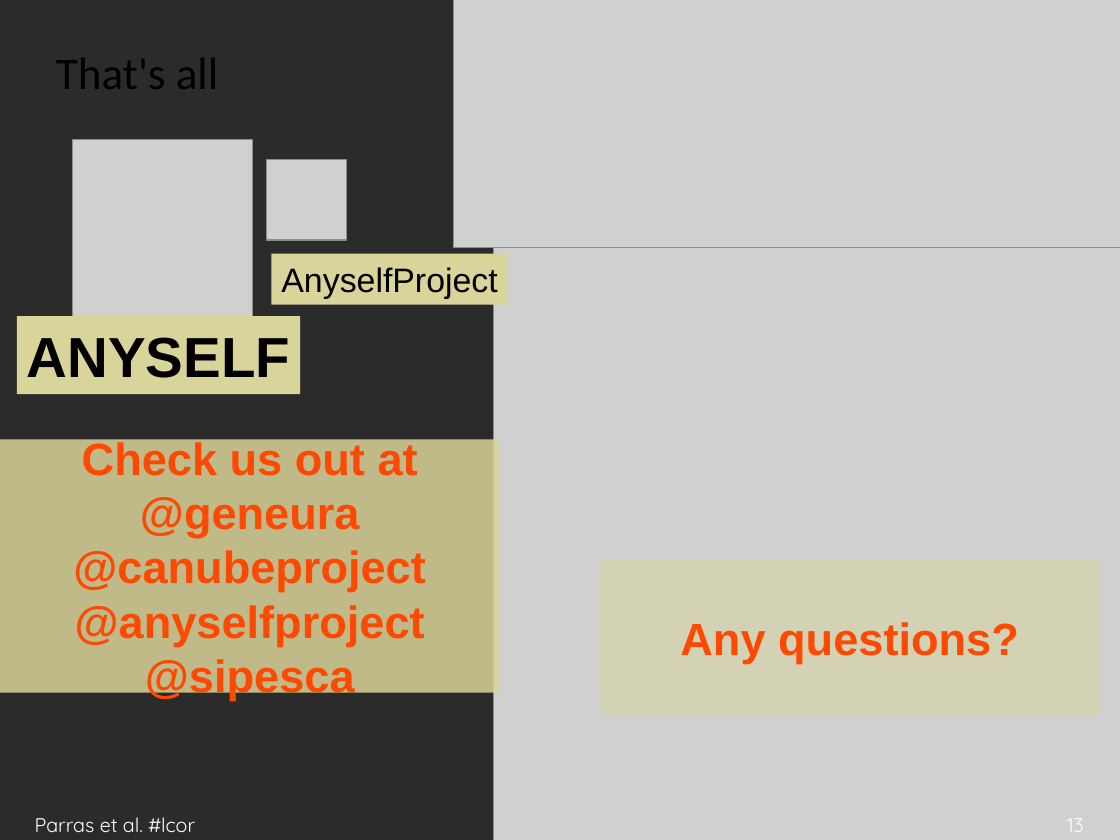
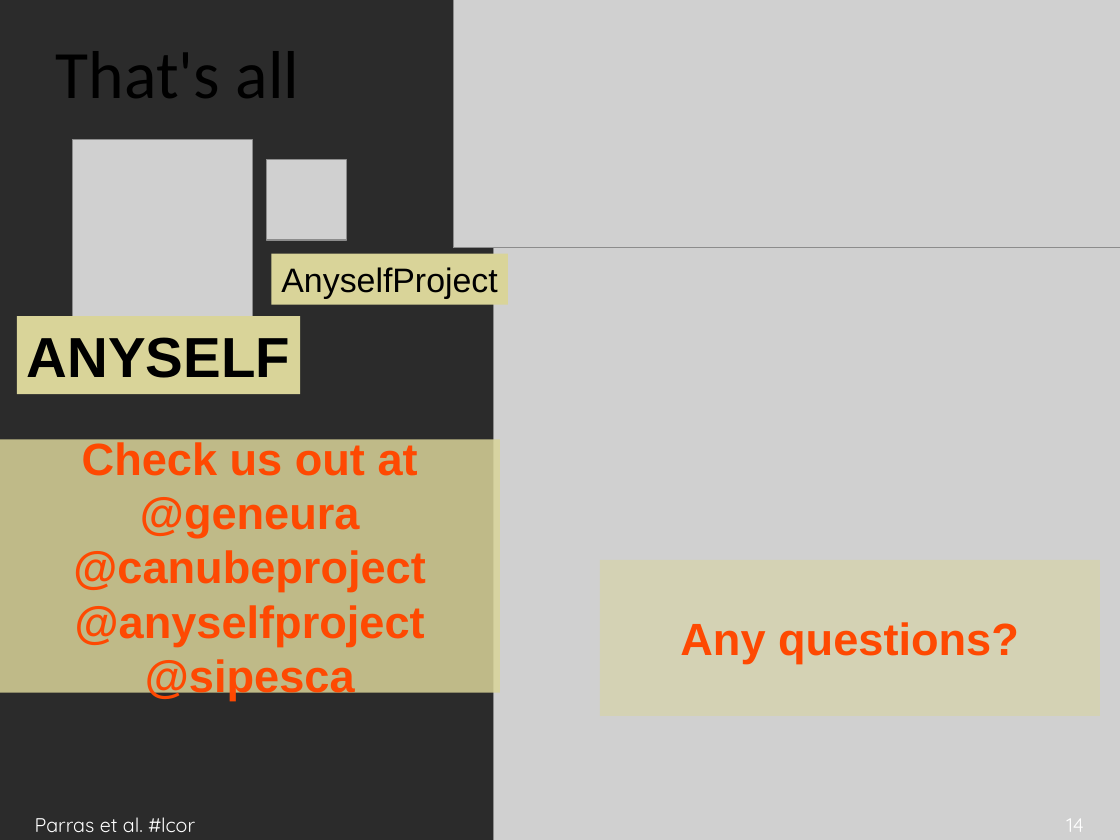
Before and after one commit to geneura/papers, a slide deck: slide 14 of 2013/ECTA-IJCCI_2013/lcor-ijcci-2013.odp (slide 13 before the commit). Drawn at 1120x840 pixels with LibreOffice and Linux fonts; fonts in the diff are those of the drawing; grey boxes stand for pictures; background and template pictures are left out; a plain dark background stands for a picture behind light text. Boxes give left, top, right and bottom in pixels: in the first picture for what was removed or moved away, otherwise in the second. Text is boxed around its words. In the diff, an @@ line names an element or a change of style, - is before the commit and + after.

```diff
--- a/2013/ECTA-IJCCI_2013/lcor-ijcci-2013.odp
+++ b/2013/ECTA-IJCCI_2013/lcor-ijcci-2013.odp
@@ title "That's all" at bbox=[56, 51, 299, 98]: size 32 to 48 pt @@
@@ page number at bbox=[1066, 819, 1084, 831]: text changed @@
-13
+14
```
Also in this commit, not shown: 3 other slides changed, 1 slide added, 6 other files.
